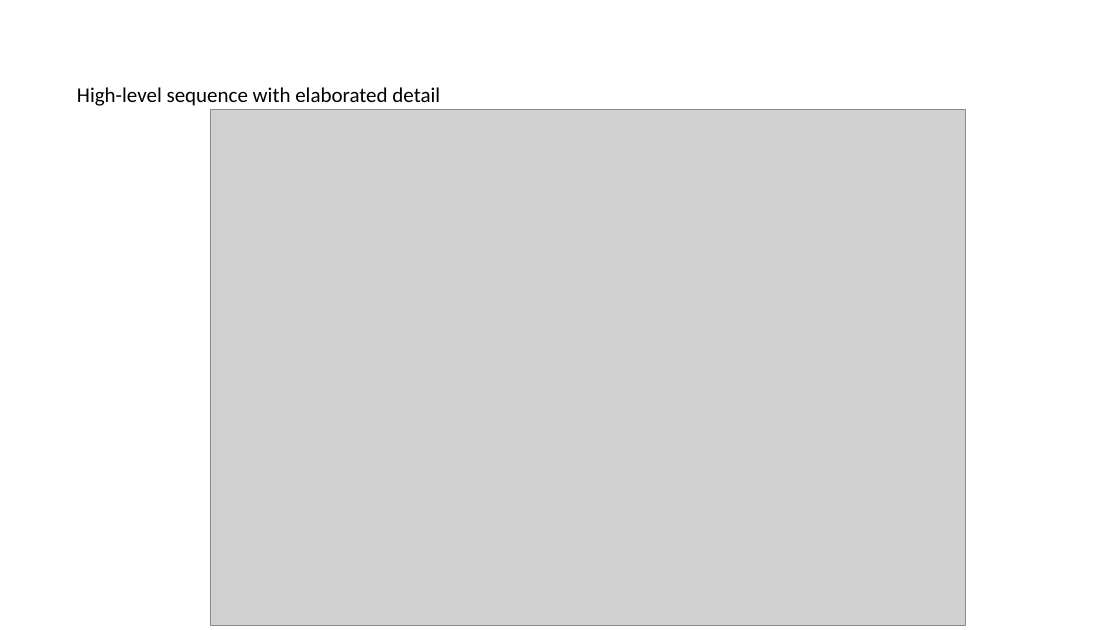
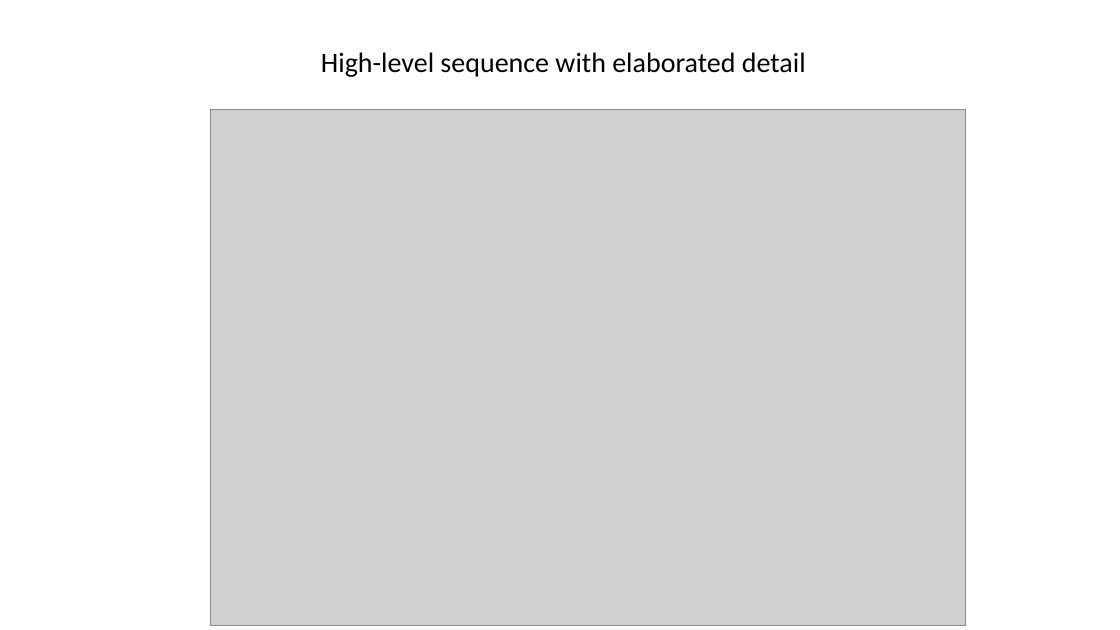
Before and after one commit to nagyandras95/Egyetem, a slide deck: slide 7 of information_systems/real_time_uml/prezi.pptx. Drawn at 1120x630 pixels with LibreOffice and Linux fonts; fonts in the diff are those of the drawing; grey boxes stand for pictures. Boxes give left, top, right and bottom in pixels: in the first picture for what was removed or moved away, otherwise in the second. Text is boxed around its words. In the diff, an @@ line names an element or a change of style, - is before the commit and + after.

```diff
--- a/information_systems/real_time_uml/prezi.pptx
+++ b/information_systems/real_time_uml/prezi.pptx
@@ text "High-level sequence with elaborated detail": place and size @@
-text "High-level sequence with elaborated detail" at (77,87,440,106)
+text "High-level sequence with elaborated detail" at (321,52,806,77)
@@ text "High-level sequence with elaborated detail" at (321,52,806,77): size 18 to 24 pt; alignment left to centre @@
```
Also in this commit, not shown: 3 other slides changed, 3 other files.
